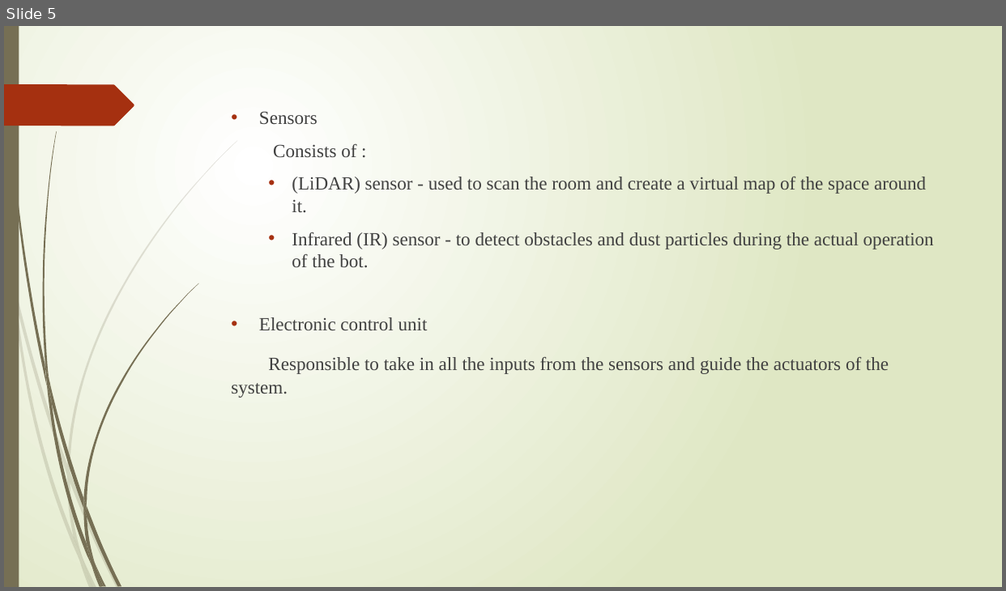
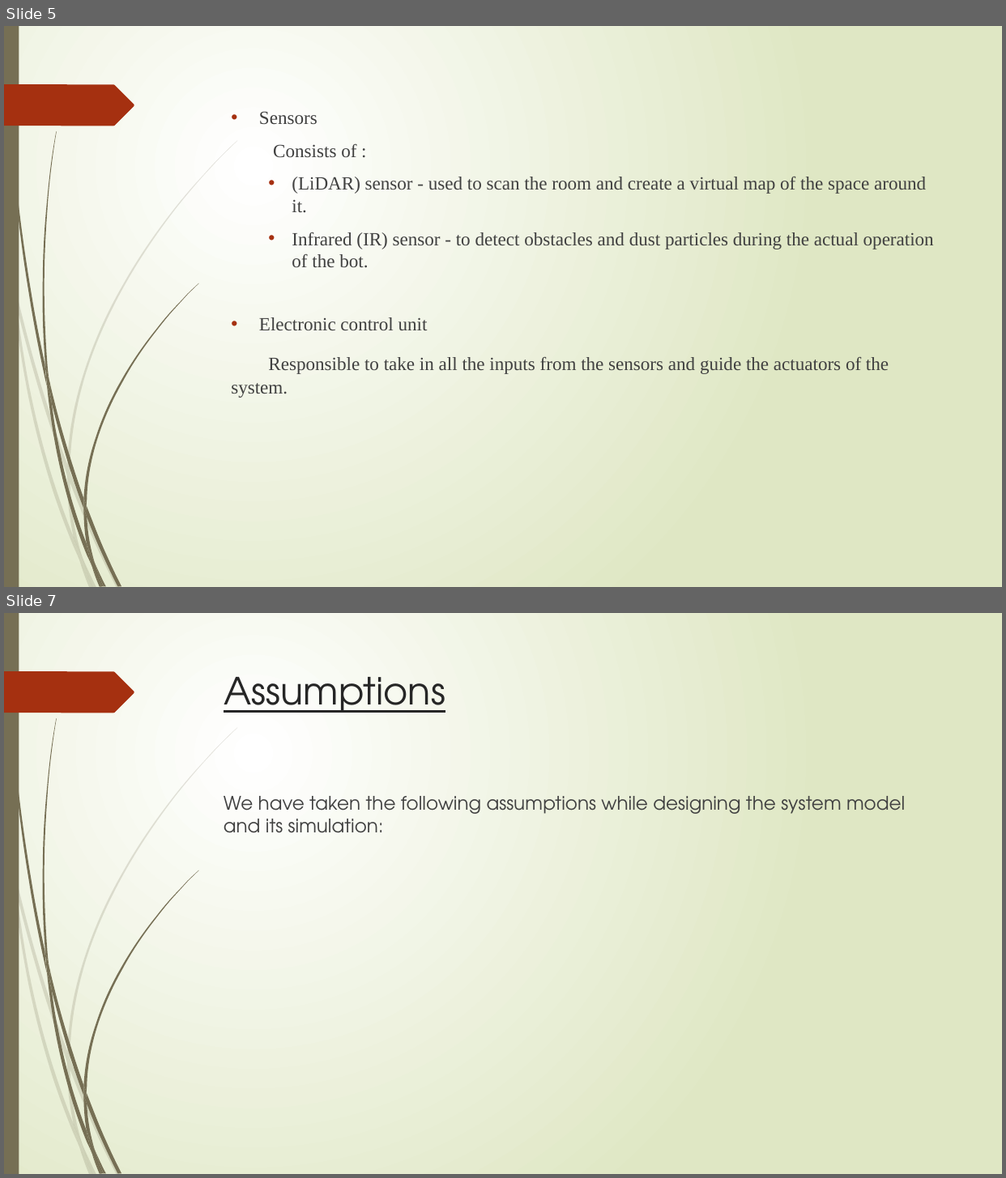
Before and after one commit to VirajSonaje/RobovacSimulation, a slide deck: Presentation on CSE561 Project.pptx. Shown one above the other, each under a label of ours: slide 5 before the commit, slides 5 and 7 after it; the slides between them are not shown. The pictures are 1006x591 and 1006x1178 pixels, drawn with LibreOffice and Linux fonts; fonts in the diff are those of the drawing. Boxes give left, top, right and bottom in pixels: in the first picture for what was removed or moved away, otherwise in the second. Text is boxed around its words. In the diff, an @@ line names an element or a change of style, - is before the commit and + after.

```diff
--- a/Presentation on CSE561 Project.pptx
+++ b/Presentation on CSE561 Project.pptx
@@ slide 7 added at [4, 613, 1002, 1174], background gradient #FFFFFF to #DFE8C4; not listed: 24 template elements that a slide beside it also shows @@
@@ title added at [224, 677, 445, 713], 36 pt, text #262626, underline @@
+Assumptions
@@ text added at [224, 796, 905, 833], 18 pt, text #404040 @@
+We have taken the following assumptions while designing the system model and its simulation:
```
Also in this commit, not shown: 1 slide changed, 1 slide removed.
